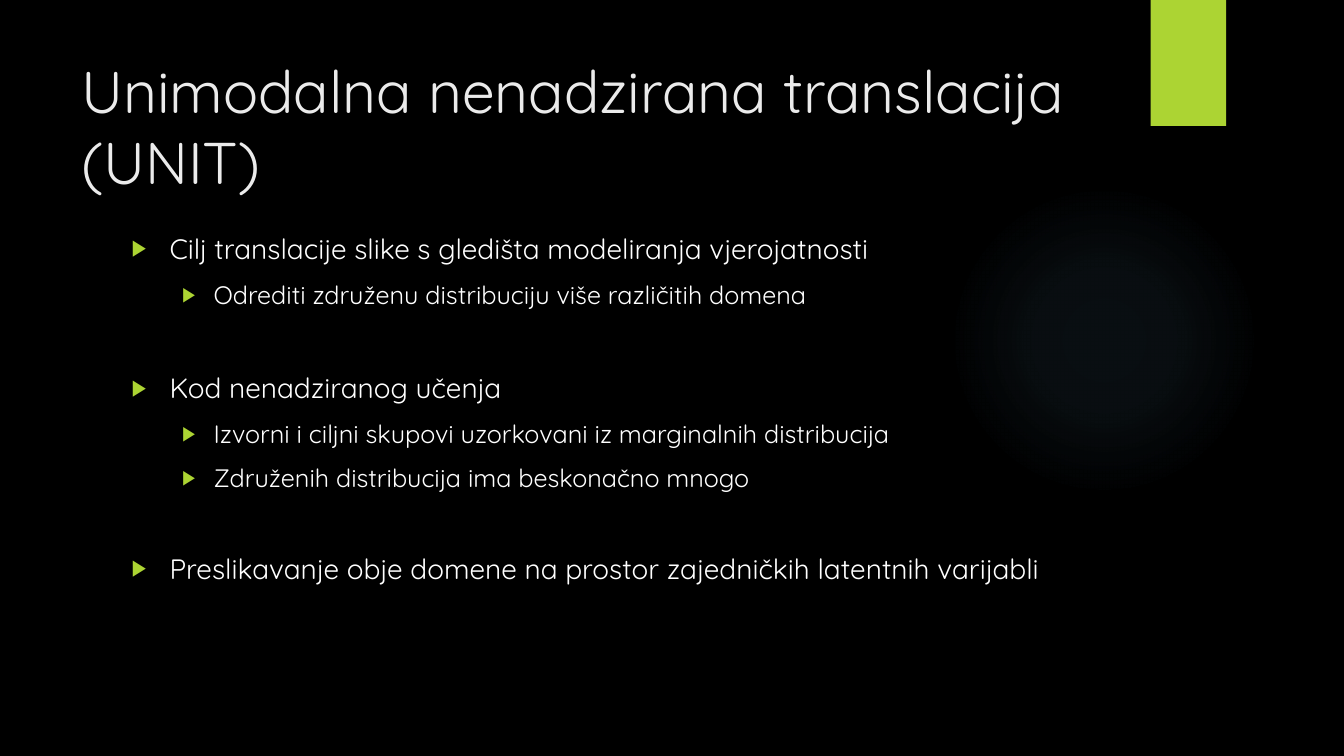
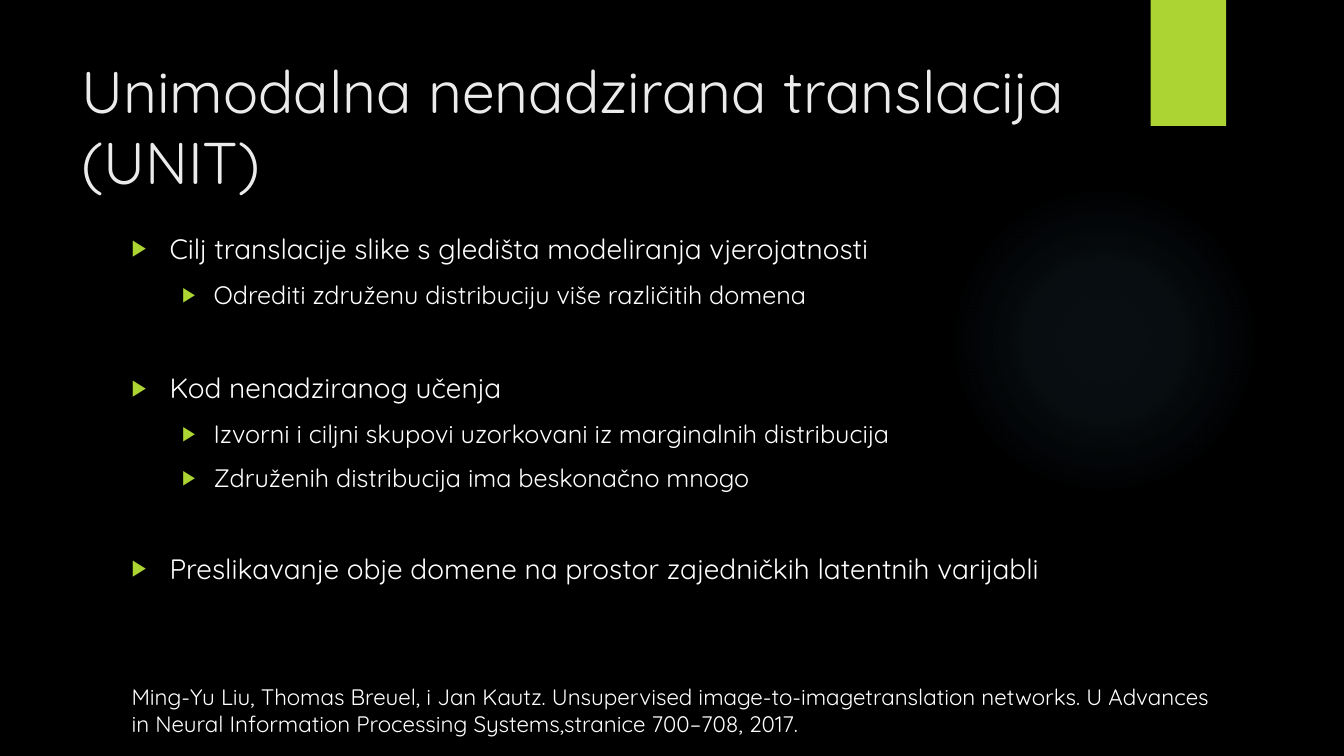
Before and after one commit to v-silverfin/fer-graduate-seminar, a slide deck: slide 16 of kvukic-seminar-presentation-2018.pptx (slide 18 before the commit). Drawn at 1344x756 pixels with LibreOffice and Linux fonts; fonts in the diff are those of the drawing; background and template pictures are left out. Boxes give left, top, right and bottom in pixels: in the first picture for what was removed or moved away, otherwise in the second. Text is boxed around its words. In the diff, an @@ line names an element or a change of style, - is before the commit and + after.

```diff
--- a/kvukic-seminar-presentation-2018.pptx
+++ b/kvukic-seminar-presentation-2018.pptx
@@ text added at [132, 688, 1208, 737], 16 pt, text #FFFFFF @@
+Ming-Yu Liu, Thomas Breuel, i Jan Kautz. Unsupervised image-to-imagetranslation networks. U Advances in Neural Information Processing Systems,stranice 700–708, 2017.
```
Also in this commit, not shown: 14 other slides changed, 2 slides added, 4 slides removed, 4 other files.
